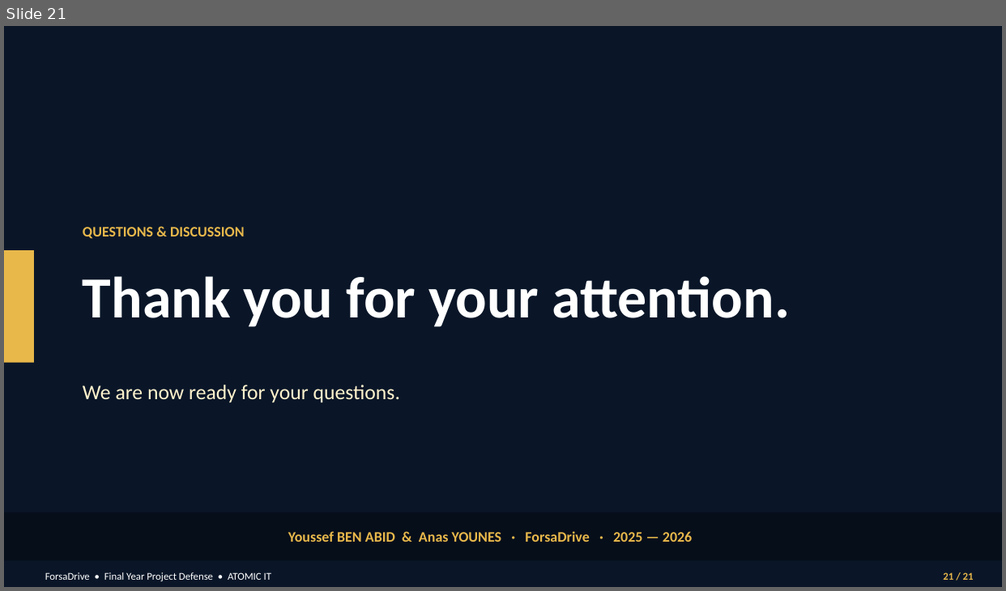
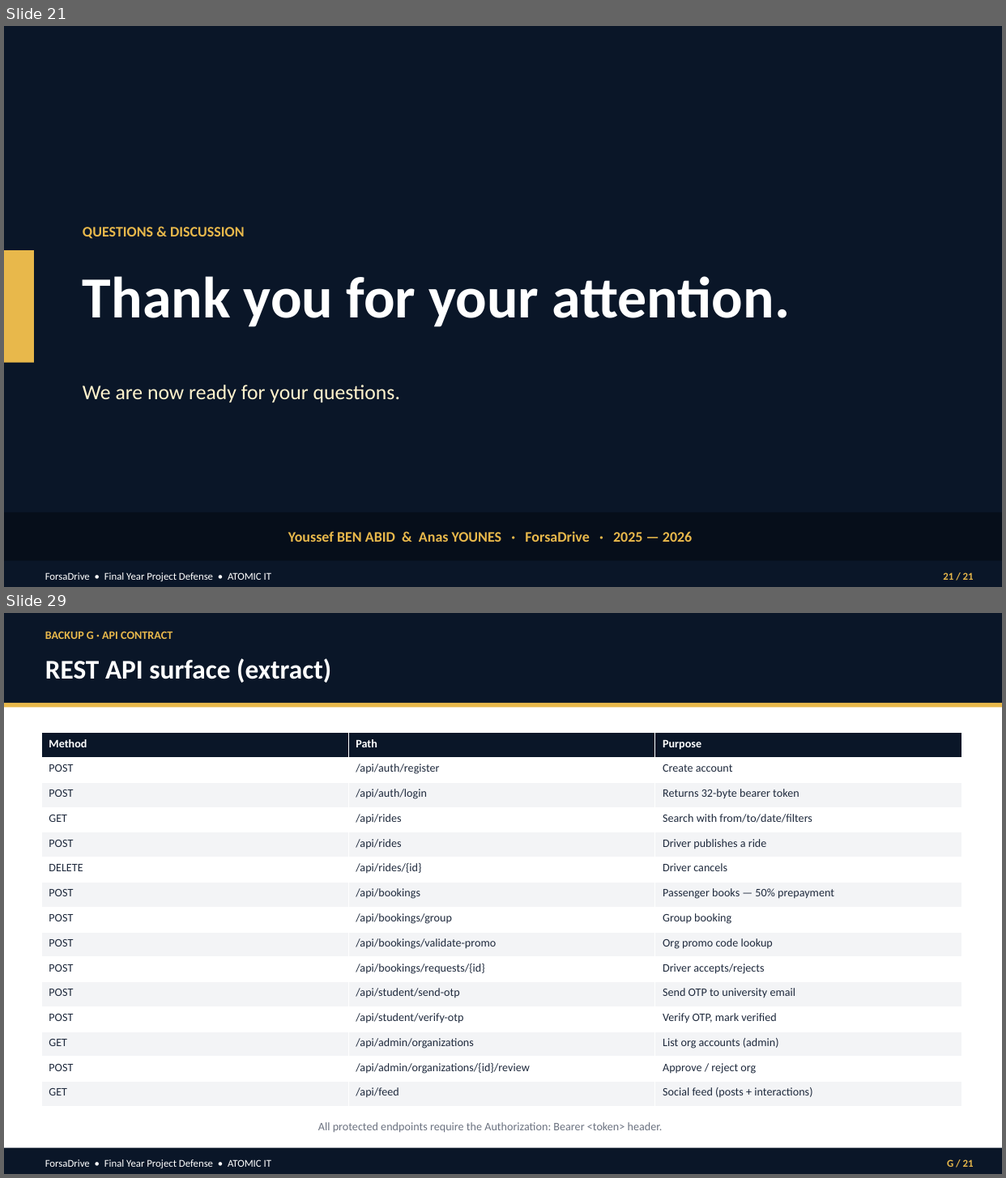
Before and after one commit to nass-ds/ForsaDrive_integration, a slide deck: PFE_PROJECT/ForsaDrive_Defense.pptx. Shown one above the other, each under a label of ours: slide 21 before the commit, slides 21 and 29 after it; the slides between them are not shown. The pictures are 1006x591 and 1006x1178 pixels, drawn with LibreOffice and Linux fonts; fonts in the diff are those of the drawing. Boxes give left, top, right and bottom in pixels: in the first picture for what was removed or moved away, otherwise in the second. Text is boxed around its words. In the diff, an @@ line names an element or a change of style, - is before the commit and + after.

```diff
--- a/PFE_PROJECT/ForsaDrive_Defense.pptx
+++ b/PFE_PROJECT/ForsaDrive_Defense.pptx
@@ slide 29 added at bbox=[4, 613, 1002, 1174], background #FFFFFF @@
@@ rectangle added at bbox=[4, 613, 1002, 703], fill #0A1628 @@
@@ text added at bbox=[45, 631, 172, 639], 11 pt, text #E8B84B, bold @@
+BACKUP G · API CONTRACT
@@ text added at bbox=[45, 658, 331, 683], 26 pt, text #FFFFFF, bold @@
+REST API surface (extract)
@@ rectangle added at bbox=[4, 703, 1002, 707], fill #E8B84B @@
@@ table added at bbox=[41, 733, 962, 1107], 15 rows, 3 columns @@
+Method | Path | Purpose
+POST | /api/auth/register | Create account
+POST | /api/auth/login | Returns 32-byte bearer token
+GET | /api/rides | Search with from/to/date/filters
+POST | /api/rides | Driver publishes a ride
+DELETE | /api/rides/{id} | Driver cancels
+POST | /api/bookings | Passenger books — 50% prepayment
+POST | /api/bookings/group | Group booking
+POST | /api/bookings/validate-promo | Org promo code lookup
+POST | /api/bookings/requests/{id} | Driver accepts/rejects
+POST | /api/student/send-otp | Send OTP to university email
+POST | /api/student/verify-otp | Verify OTP, mark verified
+GET | /api/admin/organizations | List org accounts (admin)
+POST | /api/admin/organizations/{id}/review | Approve / reject org
+GET | /api/feed | Social feed (posts + interactions)
@@ text added at bbox=[318, 1122, 663, 1132], 11 pt, text #6B7280 @@
+All protected endpoints require the Authorization: Bearer <token> header.
@@ rectangle added at bbox=[4, 1148, 1002, 1174], fill #0A1628 @@
@@ text added at bbox=[45, 1160, 271, 1169], 10 pt, text #FFFFFF @@
+ForsaDrive • Final Year Project Defense • ATOMIC IT
@@ text added at bbox=[947, 1160, 974, 1167], 10 pt, text #E8B84B, bold @@
+G / 21
```
Also in this commit, not shown: 8 other slides added, 6 other files.
